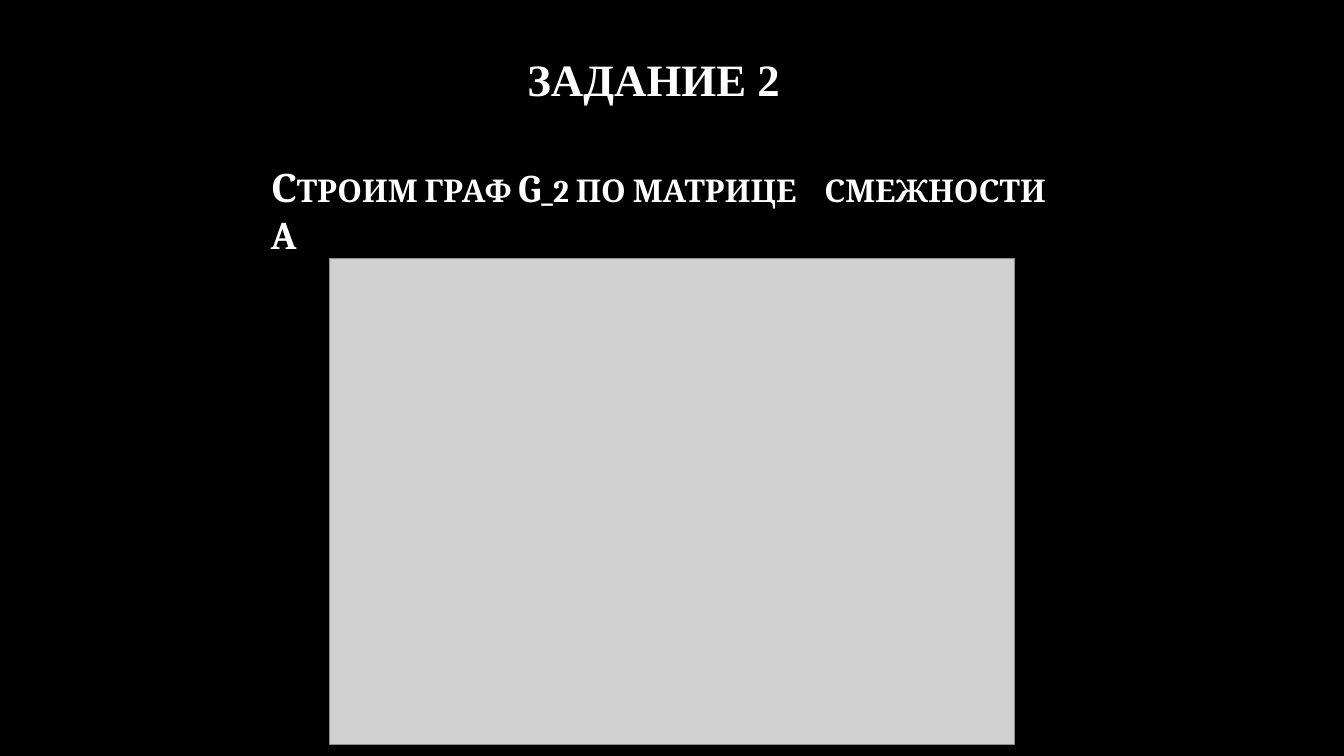
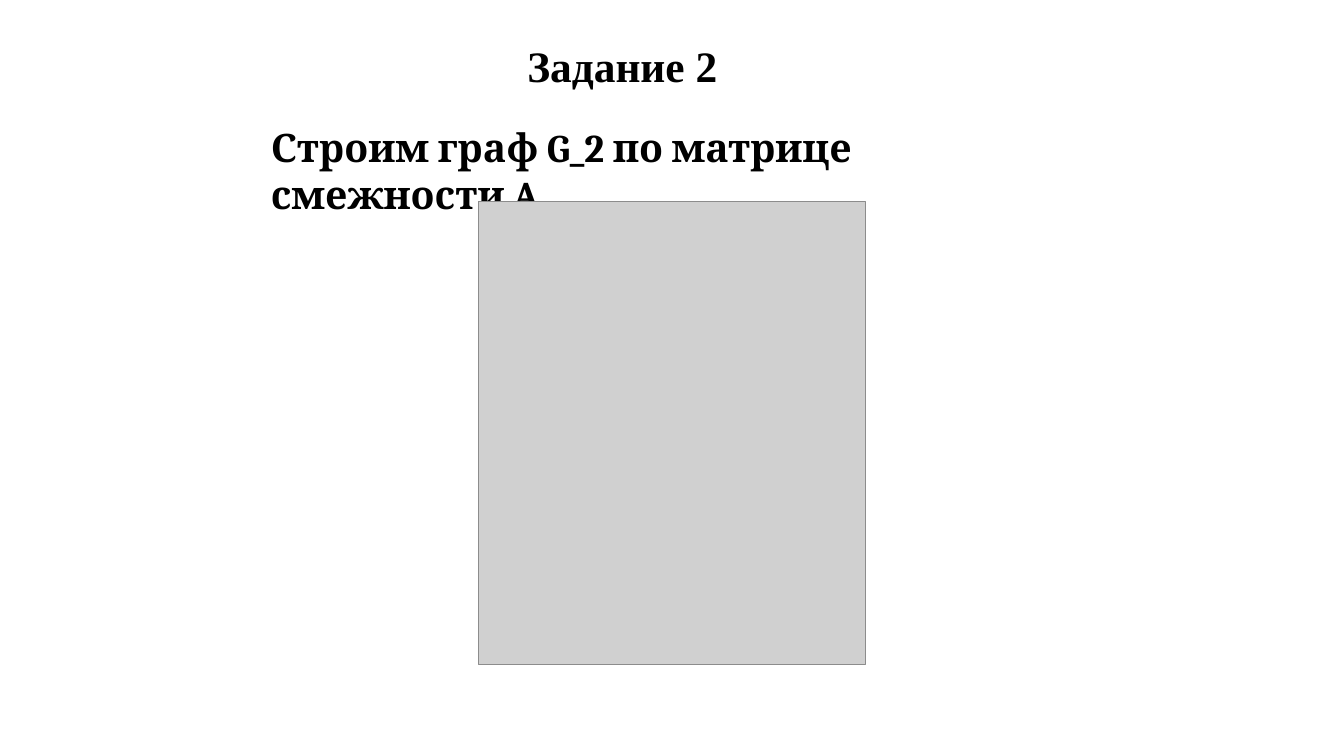
Before and after one commit to Lustitel/PPP_Labs, a slide deck: slide 6 of Lab2 презентация.pptx. Drawn at 1344x756 pixels with LibreOffice and Linux fonts; fonts in the diff are those of the drawing; grey boxes stand for pictures; background and template pictures are left out. Boxes give left, top, right and bottom in pixels: in the first picture for what was removed or moved away, otherwise in the second. Text is boxed around its words. In the diff, an @@ line names an element or a change of style, - is before the commit and + after.

```diff
--- a/Lab2 презентация.pptx
+++ b/Lab2 презентация.pptx
@@ background picture (left out) to #FFFFFF @@
@@ title at [527, 53, 718, 90]: text changed; size 32 to 31 pt; text colour gradient #FFFFFF to #A6A6A6 to #000000 @@
-ЗАДАНИЕ 2
+Задание 2
@@ text "Строим граф G_2 по матрице ..." at [271, 132, 852, 219]: text colour gradient #FFFFFF to #BFBFBF to #000000, small capitals off; less space between paragraphs; vertical alignment middle to top @@
@@ picture added at [479, 202, 865, 664] @@
@@ picture removed at [330, 259, 1014, 745] @@
```
Also in this commit, not shown: 24 other slides changed, 1 other file.
